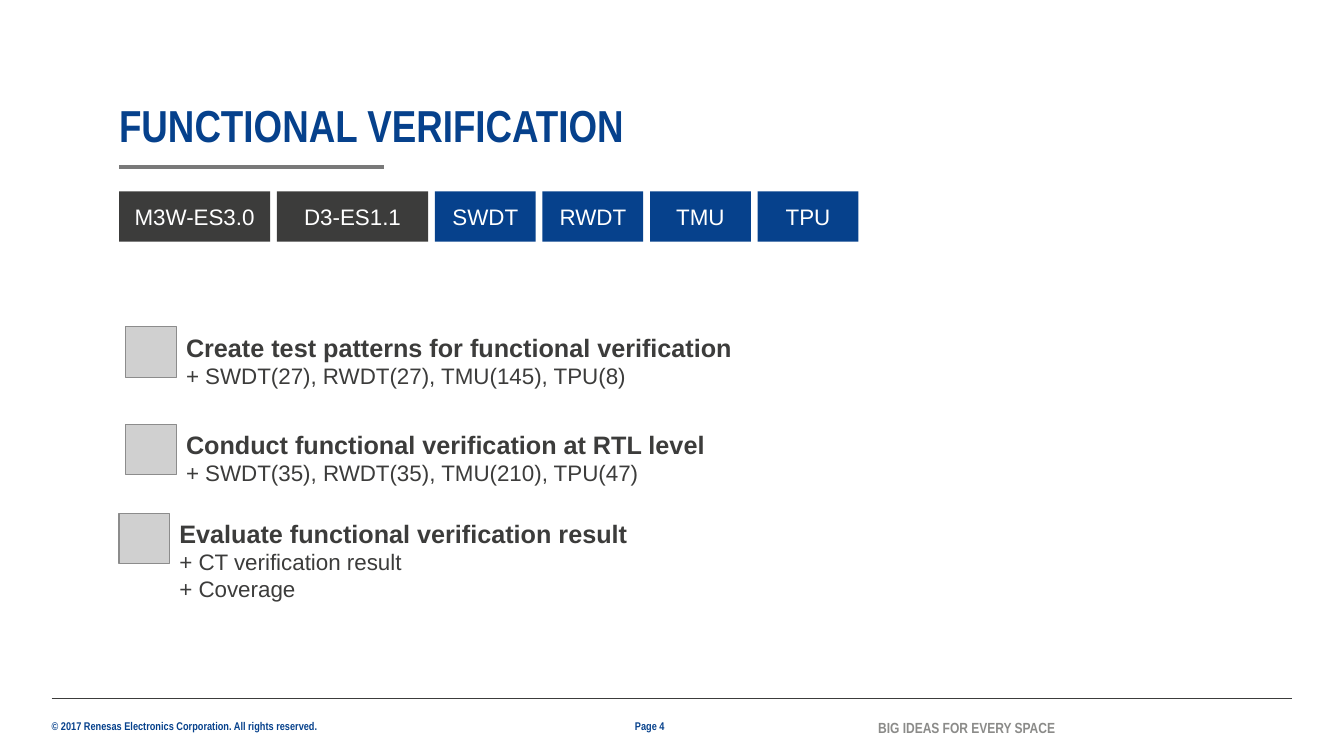
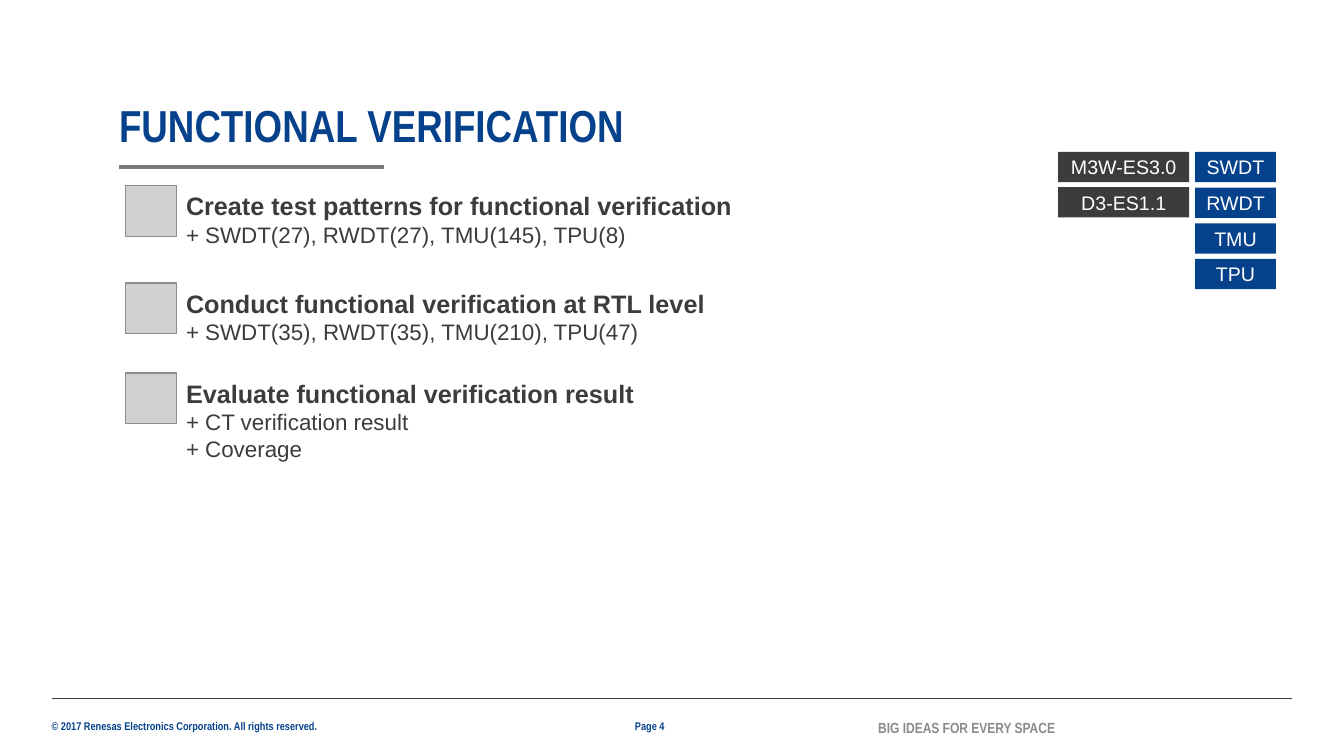
Before and after one commit to lesyhau/bridge, a slide deck: slide 4 of mms.pptx. Drawn at 1344x756 pixels with LibreOffice and Linux fonts; fonts in the diff are those of the drawing; grey boxes stand for pictures; background and template pictures are left out. Boxes give left, top, right and bottom in pixels: in the first picture for what was removed or moved away, otherwise in the second. Text is boxed around its words. In the diff, an @@ line names an element or a change of style, - is before the commit and + after.

```diff
--- a/mms.pptx
+++ b/mms.pptx
@@ rectangle "M3W-ES3.0" resized from (x1=119, y1=192, x2=270, y2=242) to (x1=1059, y1=152, x2=1190, y2=182) @@
@@ rectangle "SWDT" resized from (x1=436, y1=192, x2=536, y2=242) to (x1=1196, y1=152, x2=1276, y2=182) @@
@@ picture added at (x1=126, y1=186, x2=176, y2=236) @@
@@ text "Create test patterns for functional ..." moved from (x1=186, y1=338, x2=731, y2=389) to (x1=186, y1=196, x2=731, y2=248) @@
@@ rectangle "D3-ES1.1" resized from (x1=277, y1=192, x2=429, y2=242) to (x1=1059, y1=188, x2=1190, y2=218) @@
@@ rectangle "RWDT" resized from (x1=542, y1=192, x2=643, y2=242) to (x1=1196, y1=188, x2=1276, y2=218) @@
@@ size 16 to 14 pt in 6 elements at (x1=1059, y1=152, x2=1190, y2=182), (x1=1059, y1=188, x2=1190, y2=218), (x1=1196, y1=152, x2=1276, y2=182), (x1=1196, y1=259, x2=1276, y2=289), (x1=1196, y1=188, x2=1276, y2=218), (x1=1196, y1=224, x2=1276, y2=254) @@
@@ rectangle "TMU" resized from (x1=650, y1=192, x2=751, y2=242) to (x1=1196, y1=224, x2=1276, y2=254) @@
@@ rectangle "TPU" resized from (x1=758, y1=192, x2=859, y2=242) to (x1=1196, y1=259, x2=1276, y2=289) @@
@@ picture added at (x1=126, y1=283, x2=176, y2=334) @@
@@ text "Conduct functional verification at RTL ..." moved from (x1=186, y1=435, x2=704, y2=486) to (x1=186, y1=294, x2=704, y2=345) @@
@@ picture removed at (x1=126, y1=327, x2=176, y2=377) @@
@@ picture added at (x1=126, y1=373, x2=176, y2=423) @@
@@ text "Evaluate functional verification result" moved from (x1=179, y1=524, x2=627, y2=602) to (x1=186, y1=384, x2=634, y2=462) @@
@@ picture removed at (x1=126, y1=424, x2=176, y2=475) @@
@@ picture removed at (x1=119, y1=513, x2=169, y2=564) @@
```
Also in this commit, not shown: 3 other slides changed, 1 slide added, 4 slides removed, 1 other file.
